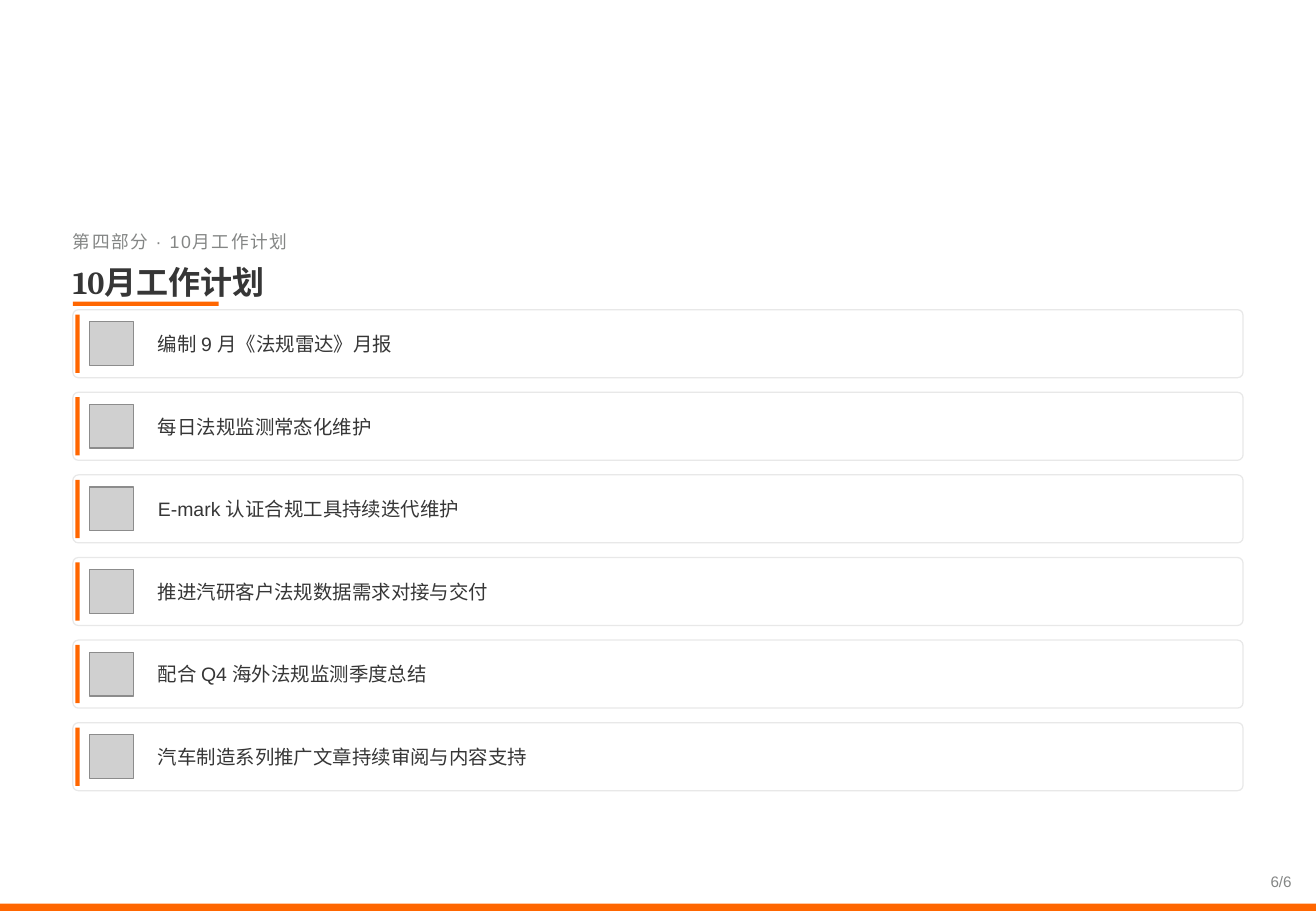
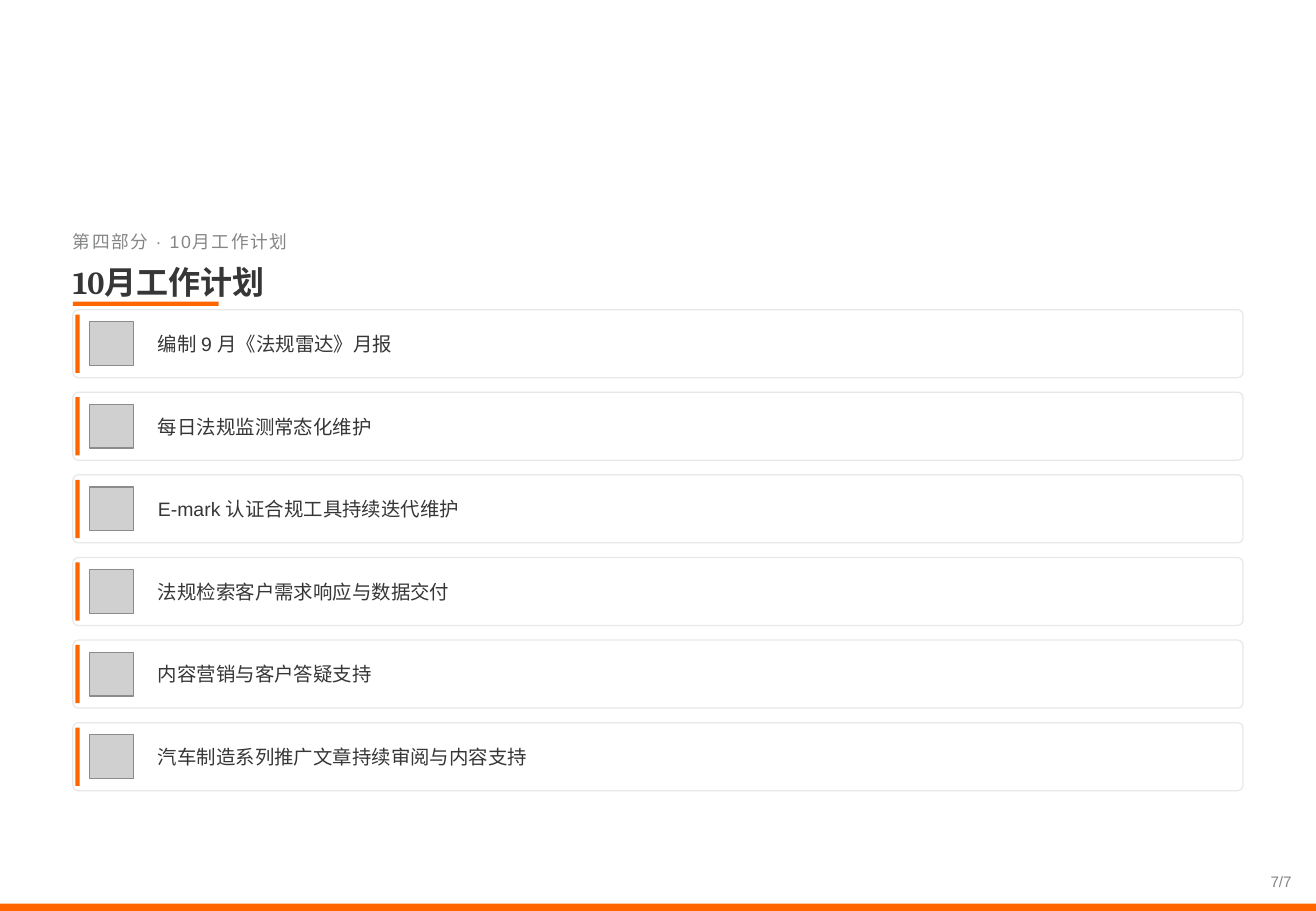
Before and after one commit to zhenghannah1228-boop/Auto-Reg-Monitor, a slide deck: slide 7 of 2026年8-9月工作汇报.pptx (slide 6 before the commit). Drawn at 1316x911 pixels with LibreOffice and Linux fonts; fonts in the diff are those of the drawing; grey boxes stand for pictures; background and template pictures are left out. Boxes give left, top, right and bottom in pixels: in the first picture for what was removed or moved away, otherwise in the second. Text is boxed around its words. In the diff, an @@ line names an element or a change of style, - is before the commit and + after.

```diff
--- a/2026年8-9月工作汇报.pptx
+++ b/2026年8-9月工作汇报.pptx
@@ text at <box>158,582,449,601</box>: text changed @@
-推进汽研客户法规数据需求对接与交付
+法规检索客户需求响应与数据交付
@@ text at <box>158,664,372,683</box>: text changed @@
-配合 Q4 海外法规监测季度总结
+内容营销与客户答疑支持
@@ text at <box>1271,876,1292,887</box>: text changed @@
-6/6
+7/7
```
Also in this commit, not shown: 5 other slides changed, 1 slide added.
